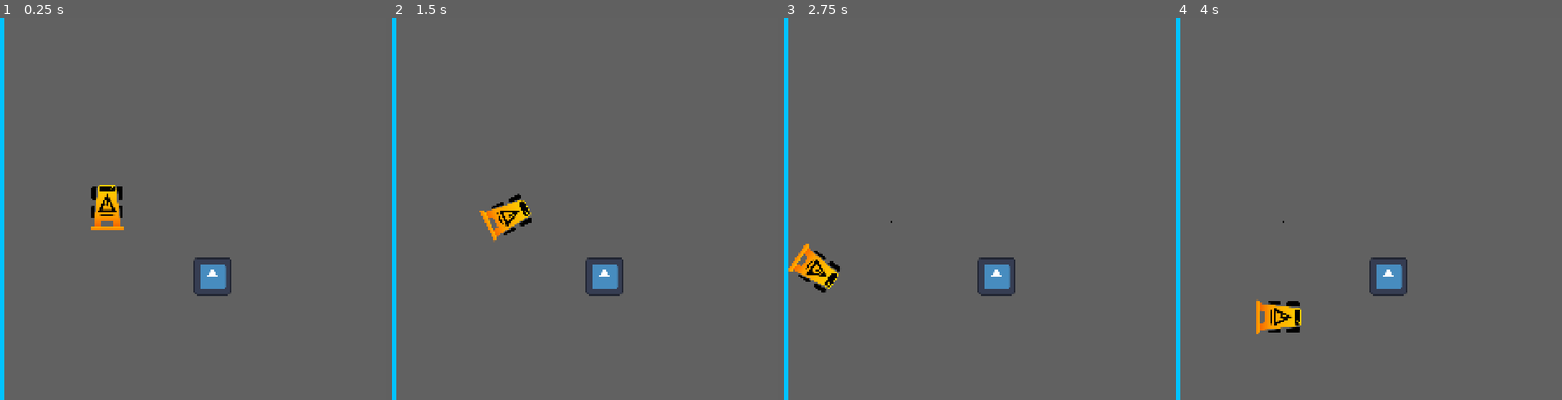
Above: before the commit, frames 1-4 (left to right).
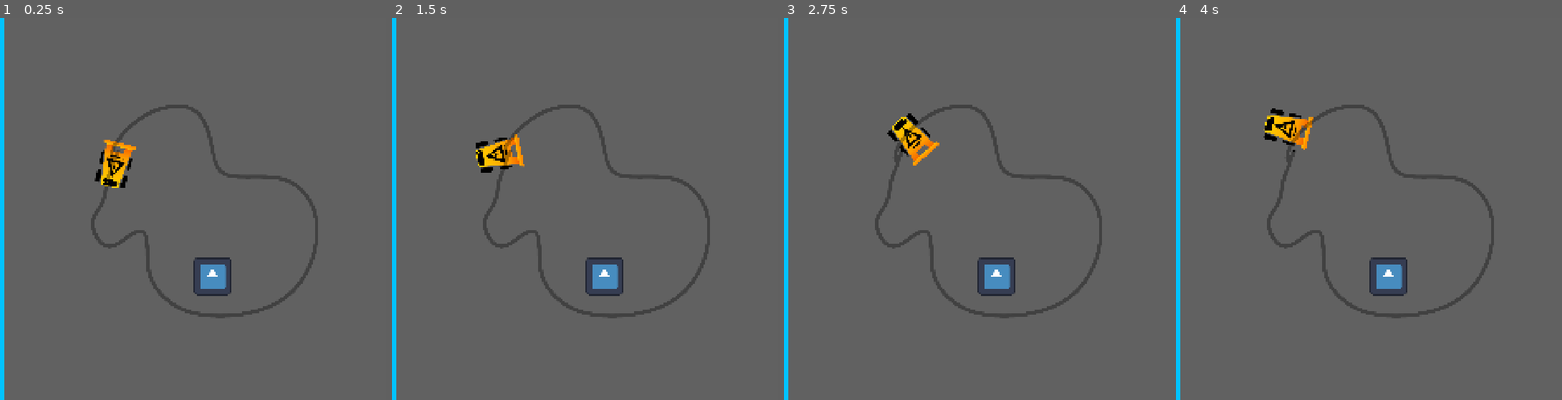
Above: after the commit, the same moments.

Repository: Breadstone58/WriteOfWay
Game: Godot game, scene res://Scenes/Levels/level_0.tscn
The game is run twice, just before and just after one commit, with the same random seed, the same clock (stepped at 60 frames per second) and the same inputs. The engine's default icon, where the game draws it, is replaced by a stand-in: a white triangle on a blue panel in a dark square.
Inputs:
- Up to frame 1 (0.25 s): no input
- Up to frame 2 (1.5 s): tap Enter at 0.5 s; hold D (turn_right) 0.53-1.28 s; hold Shift (increase_speed, bound only after the commit) 0.53-1.28 s; hold S (backward) from 1.28 s (still down); tap Space (oil) at 1.35 s
- Up to frame 3 (2.75 s): tap Shift (increase_speed, bound only after the commit) at 1.55 s; release S (backward) at 2.03 s; hold D (turn_right) from 2.03 s (still down); hold Shift (increase_speed, bound only after the commit) from 2.03 s (still down)
- Up to frame 4 (4 s): release D (turn_right) at 2.78 s; release Shift (increase_speed, bound only after the commit) at 2.78 s; hold W (forward) 2.78-3.53 s; tap Shift (increase_speed, bound only after the commit) at 2.85 s; hold A (turn_left) from 3.53 s (still down); hold Shift (increase_speed, bound only after the commit) from 3.53 s (still down); tap Space (oil) at 3.6 s

The runs differ from the first frame. In frame 1, 3.1% of the frame differs, in the area x 23-83%, y 22-79%; in frame 2, 3.2%; in frame 3, 3.3%; in frame 4, 3.3%, in the area x 20-83%, y 22-83%.

Commit message:
sample track added, speed up button

Diff:
--- a/Scenes/Levels/level_0.tscn
+++ b/Scenes/Levels/level_0.tscn
@@ -1,5 +1,6 @@
 [gd_scene format=3 uid="uid://bm7tdulkjascq"]
 
+[ext_resource type="Texture2D" uid="uid://ov5feb5ytcdy" path="res://Assets/Levels/level0track.png" id="1_ic72l"]
 [ext_resource type="PackedScene" uid="uid://b1hf1a4452c42" path="res://Scenes/car.tscn" id="1_y8ppt"]
 [ext_resource type="PackedScene" uid="uid://2sno2themyi6" path="res://Scenes/pedestrian.tscn" id="2_2iktx"]
 
@@ -50,8 +51,15 @@
 rotation = 3.1415927
 shape = SubResource("WorldBoundaryShape2D_4xhwt")
 
+[node name="Sprite2D" type="Sprite2D" parent="Camera2D/Road/DrivingArea" unique_id=192361189]
+modulate = Color(1, 1, 1, 0.33333334)
+z_index = 1000
+z_as_relative = false
+texture = ExtResource("1_ic72l")
+
 [node name="Car" parent="." unique_id=236793703 instance=ExtResource("1_y8ppt")]
-position = Vector2(998, 687)
+position = Vector2(1035, 455)
+rotation = 3.3894293
 
 [node name="Pedestrian" parent="." unique_id=1425713004 instance=ExtResource("2_2iktx")]
 position = Vector2(1356, 877)
--- a/Scenes/car.gd
+++ b/Scenes/car.gd
@@ -1,9 +1,9 @@
 extends CharacterBody2D
 
 
-@export var max_speed = 400
+@export var max_speed = 100
 @export var rotation_speed = 1.5
-@export var acceleration = 600
+@export var acceleration = 200
 @export var friction = 500
 
 var rotation_direction = 0
@@ -50,3 +50,9 @@
 	move_and_slide()
 	if drawing_active:
 		oil_line.add_point($Marker2D.global_position)
+	if Input.is_action_pressed("increase_speed"):
+		max_speed = 400
+		acceleration = 600
+	else:
+		max_speed = 100
+		acceleration = 200
--- a/project.godot
+++ b/project.godot
@@ -58,6 +58,11 @@
 "events": [Object(InputEventKey,"resource_local_to_scene":false,"resource_name":"","device":-1,"window_id":0,"alt_press …(191 unchanged characters)…
 ]
 }
+increase_speed={
+"deadzone": 0.2,
+"events": [Object(InputEventKey,"resource_local_to_scene":false,"resource_name":"","device":-1,"window_id":0,"alt_pressed":false,"shift_pressed":false,"ctrl_pressed":false,"meta_pressed":false,"pressed":false,"keycode":0,"physical_keycode":4194325,"key_label":0,"unicode":0,"location":0,"echo":false,"script":null)
+]
+}
 
 [physics]
 
Binary file added: Assets/Levels/level0track.png
Not shown, added: Assets/Levels/level0track.png.import
Not shown: 1 places in Scenes/pedestrian.tscn that only renumber resources
Binary file changed: drawn_path.png
Not shown, added: saved_image.png.import
